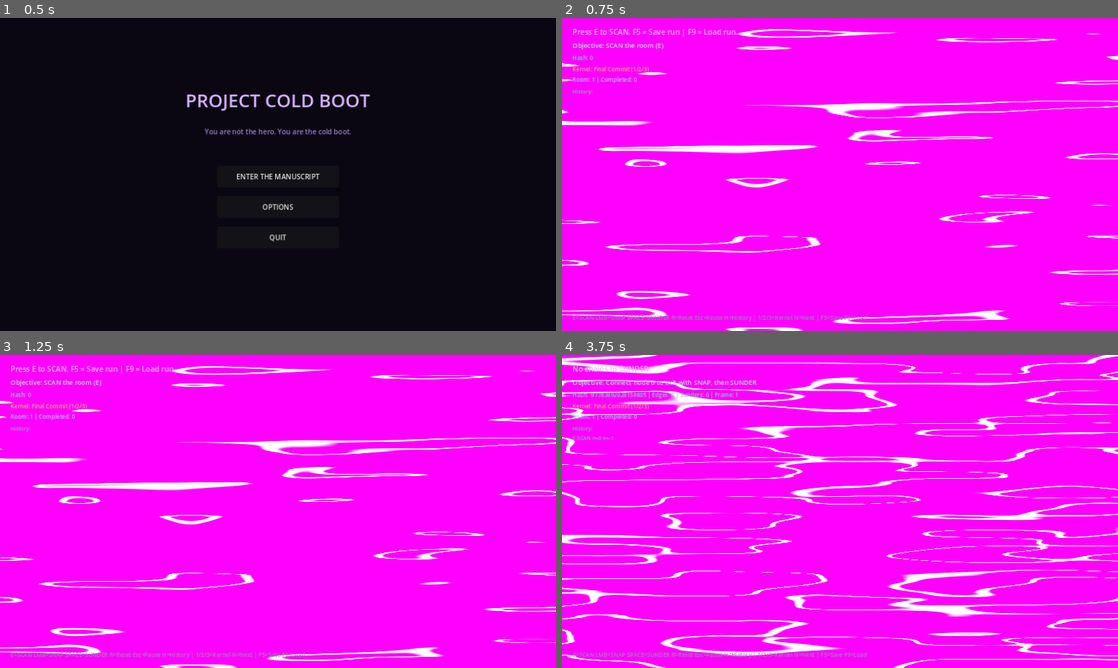
Above: before the commit, frames 1-4 (two rows, left to right).
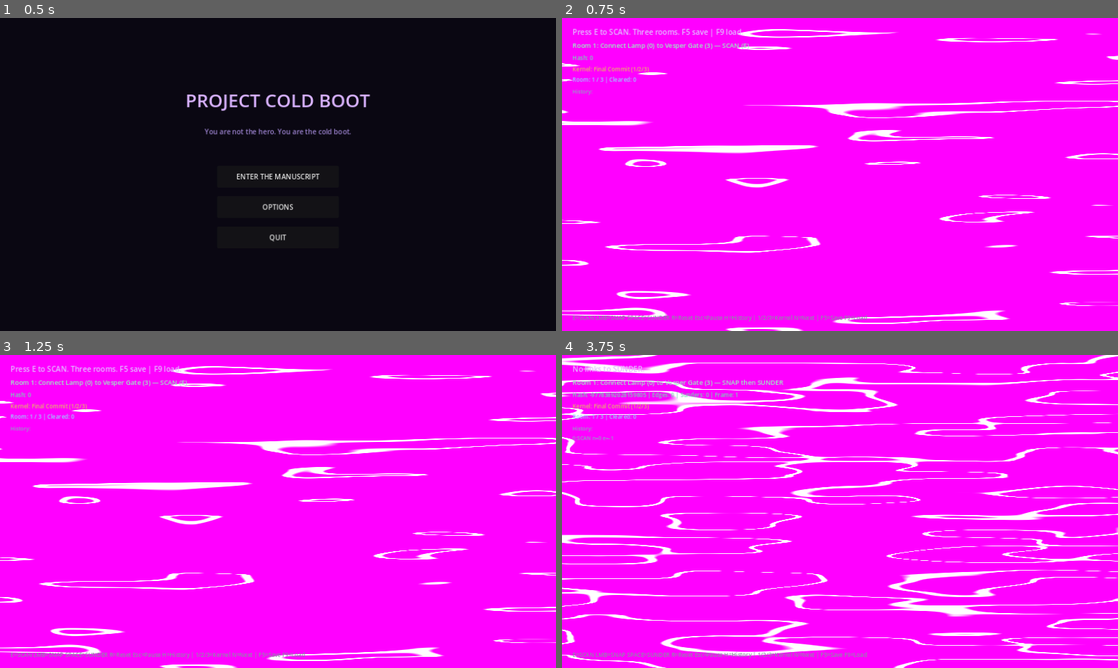
Above: after the commit, the same moments.

Repository: beyond-repair/Project-Cold-Boot
Game: Godot game, scene res://scenes/main_menu/MainMenu.tscn
The game is run twice, just before and just after one commit, with the same random seed, the same clock (stepped at 60 frames per second) and the same inputs.
Inputs (mouse positions are in pixels of both pictures, inside the frame that each line leads up to):
- Up to frame 1 (0.5 s): no input
- Up to frame 2 (0.75 s): click "ENTER THE MANUSCRIPT" at 0.5 s
- Up to frame 3 (1.25 s): no input
- Up to frame 4 (3.75 s): tap E (scan) at 1.25, 2.3 s; move the mouse to (962, 495) at 1.27 s; hold E (scan) 1.28-2.03 s; click (962, 495) at 1.42 s; tap N at 1.55, 2.1, 3.05 s; move the mouse to (728, 527) at 2.02 s; click (728, 527) at 2.17 s; move the mouse to (895, 442) at 2.77 s; hold E (scan) 2.78-3.53 s; click (895, 442) at 2.92 s; move the mouse to (812, 574) at 3.52 s; tap Space (sunder) at 3.6 s; click (812, 574) at 3.67 s

Frame 1 is identical in both runs. In frame 2, 0.7% of the frame differs, in the area x 1-34%, y 3-21%; in frame 3, 0.7%; in frame 4, 0.6%.

Commit message:
Continue build: Room 3 + tighter win flow + clearer objectives
- Third room layout (heavier Necropolis pressure)
- Room progression 1 → 2 → 3
- Clearer objective text per room
- Slightly stronger win feedback
- Keep save/load, kernels, compositor, art direction
Playable build advanced; still iterating.

Diff:
--- a/godot/scripts/systems/GameState.gd
+++ b/godot/scripts/systems/GameState.gd
@@ -1,5 +1,5 @@
 extends Node
-## DLRSE simulation — Cycle 4: multi-room + Kernel stub.
+## DLRSE simulation — continued build: 3 rooms.
 
 signal graph_changed
 signal frame_committed(frame_id: int, hash: int)
@@ -16,6 +16,7 @@
 const QUANT_SCALE := 1000
 const MAX_MUTATIONS_PER_FRAME := 16
 const MAX_HISTORY := 64
+const MAX_ROOM := 3
 
 enum Kernel { FINAL_COMMIT, FORCE_REVERT, KEEP_DRAFTING }
 
@@ -69,7 +70,7 @@
 	graph_changed.emit()
 
 func go_to_room(room_id: int) -> void:
-	current_room = room_id
+	current_room = clamp(room_id, 1, MAX_ROOM)
 	mutation_log.clear()
 	edges.clear()
 	scanned = false
@@ -77,26 +78,42 @@
 	auditor_active = false
 	gate_is_open = false
 	snap_count = 0
-	_load_room(room_id)
-	room_changed.emit(room_id)
+	_load_room(current_room)
+	room_changed.emit(current_room)
 	graph_changed.emit()
+
+func next_room() -> void:
+	if current_room < MAX_ROOM:
+		go_to_room(current_room + 1)
+	else:
+		# Loop back for endless practice or stay on 3
+		go_to_room(1)
 
 func _load_room(room_id: int) -> void:
 	nodes.clear()
-	if room_id == 1:
-		_add_node(0, _q(Vector3(-4, 0, 0)), 1, "Vesper_Lamp")
-		_add_node(1, _q(Vector3(-1.5, 0, 2)), 1, "Vesper_Conduit")
-		_add_node(2, _q(Vector3(1.5, 0, 1)), 0, "Necro_Spire")
-		_add_node(3, _q(Vector3(4, 0, -1)), 1, "Vesper_Gate")
-		_add_node(4, _q(Vector3(0, 0, -3)), 0, "Necro_Anchor")
-	else:
-		# Room 2 — different layout, more Necropolis influence
-		_add_node(0, _q(Vector3(-3, 0, 1)), 0, "Necro_Root")
-		_add_node(1, _q(Vector3(0, 0, 2.5)), 1, "Vesper_Relay")
-		_add_node(2, _q(Vector3(3, 0, 0.5)), 0, "Necro_Vault")
-		_add_node(3, _q(Vector3(0, 0, -2.5)), 1, "Vesper_Exit")
-		_add_node(4, _q(Vector3(-2, 0, -1)), 0, "Necro_Echo")
-		_add_node(5, _q(Vector3(2, 0, -1.5)), 1, "Vesper_Lock")
+	match room_id:
+		1:
+			_add_node(0, _q(Vector3(-4, 0, 0)), 1, "Vesper_Lamp")
+			_add_node(1, _q(Vector3(-1.5, 0, 2)), 1, "Vesper_Conduit")
+			_add_node(2, _q(Vector3(1.5, 0, 1)), 0, "Necro_Spire")
+			_add_node(3, _q(Vector3(4, 0, -1)), 1, "Vesper_Gate")
+			_add_node(4, _q(Vector3(0, 0, -3)), 0, "Necro_Anchor")
+		2:
+			_add_node(0, _q(Vector3(-3, 0, 1)), 0, "Necro_Root")
+			_add_node(1, _q(Vector3(0, 0, 2.5)), 1, "Vesper_Relay")
+			_add_node(2, _q(Vector3(3, 0, 0.5)), 0, "Necro_Vault")
+			_add_node(3, _q(Vector3(0, 0, -2.5)), 1, "Vesper_Exit")
+			_add_node(4, _q(Vector3(-2, 0, -1)), 0, "Necro_Echo")
+			_add_node(5, _q(Vector3(2, 0, -1.5)), 1, "Vesper_Lock")
+		3:
+			# Heavier Necropolis pressure — more Layer 0 nodes
+			_add_node(0, _q(Vector3(-3.5, 0, 0)), 0, "Necro_Heart")
+			_add_node(1, _q(Vector3(-1, 0, 2)), 0, "Necro_Rib")
+			_add_node(2, _q(Vector3(1.5, 0, 2.2)), 1, "Vesper_Spike")
+			_add_node(3, _q(Vector3(3.5, 0, 0)), 0, "Necro_Gate")
+			_add_node(4, _q(Vector3(0, 0, -2.8)), 1, "Vesper_Thin")
+			_add_node(5, _q(Vector3(-2, 0, -1.5)), 0, "Necro_Ash")
+			_add_node(6, _q(Vector3(2, 0, -1.2)), 0, "Necro_Seal")
 
 func _q(v: Vector3) -> Vector3i:
 	return Vector3i(int(round(v.x * QUANT_SCALE)), int(round(v.y * QUANT_SCALE)), int(round(v.z * QUANT_SCALE)))
@@ -126,19 +143,16 @@
 		return _reject("Partition / identity integrity failed")
 	if not _validate_graph_sanity():
 		return _reject("Graph sanity failed")
-
 	mutation_log.sort_custom(func(a, b):
 		if a.priority != b.priority:
 			return a.priority < b.priority
 		return a.seq < b.seq
 	)
-
 	for rec in mutation_log:
 		_apply(rec)
 		history.append(rec.duplicate(true))
 		if history.size() > MAX_HISTORY:
 			history.pop_front()
-
 	frame_id += 1
 	last_hash = _compute_hash()
 	frame_committed.emit(frame_id, last_hash)
@@ -202,9 +216,9 @@
 					chain.append(e)
 			sunder_count += 1
 			sunder_executed.emit(chain)
-			var target_id = 3 if current_room == 1 else 3
+			var target_id := 3
 			if _has_path(0, target_id):
-				nodes[target_id]["label"] = nodes[target_id].label + "_OPEN"
+				nodes[target_id]["label"] = str(nodes[target_id].label) + "_OPEN"
 				gate_is_open = true
 				gate_opened.emit()
 				demo_won.emit()
@@ -254,10 +268,16 @@
 		lines.append("%d:%s n=%d e=%d" % [r.frame, r.op, r.node, r.edge])
 	return "\n".join(lines)
 
-# Kernel-modulated Auditor aggression
 func get_auditor_lock_threshold() -> int:
 	match current_kernel:
-		Kernel.FINAL_COMMIT: return 1   # locks early
+		Kernel.FINAL_COMMIT: return 1
 		Kernel.FORCE_REVERT: return 2
-		Kernel.KEEP_DRAFTING: return 3  # more tolerant
+		Kernel.KEEP_DRAFTING: return 3
 	return 1
+
+func get_room_objective() -> String:
+	match current_room:
+		1: return "Room 1: Connect Lamp (0) to Vesper Gate (3)"
+		2: return "Room 2: Connect Necro Root (0) to Vesper Exit (3)"
+		3: return "Room 3: Connect Necro Heart (0) to Necro Gate (3) — heavy Layer 0"
+	return "Connect 0 to 3, then SUNDER"
--- a/godot/scripts/vertical_slice/VerticalSlice.gd
+++ b/godot/scripts/vertical_slice/VerticalSlice.gd
@@ -1,5 +1,5 @@
 extends Node3D
-## Vertical Slice — Cycle 6: compositor wiring + save/load.
+## Continued build: 3 rooms, clearer flow.
 
 @onready var status_label: Label = $UI/StatusLabel
 @onready var help_label: Label = $UI/HelpLabel
@@ -52,7 +52,7 @@
 	_update_objective()
 	_update_kernel_ui()
 	_update_room_ui()
-	_update_ui("Press E to SCAN. F5 = Save run | F9 = Load run.")
+	_update_ui("Press E to SCAN. Three rooms. F5 save | F9 load.")
 	help_label.text = "E=SCAN LMB=SNAP SPACE=SUNDER R=Reset Esc=Pause H=History | 1/2/3=Kernel N=Next | F5=Save F9=Load"
 
 func _setup_compositor() -> void:
@@ -60,11 +60,9 @@
 		return
 	var shader := load("res://shaders/domain_warp_compositor.gdshader") as Shader
 	if shader == null:
-		push_warning("Compositor shader not found")
 		return
 	compositor_mat = ShaderMaterial.new()
 	compositor_mat.shader = shader
-	# ViewportTextures assigned at runtime
 	var tex0 := ViewportTexture.new()
 	tex0.viewport_path = sv_l0.get_path()
 	var tex1 := ViewportTexture.new()
@@ -77,8 +75,6 @@
 	compositor_mat.set_shader_parameter("violet_seam", Color(0.82, 0.35, 1.0))
 	compositor_mat.set_shader_parameter("seam_emission", 4.5)
 	compositor_rect.material = compositor_mat
-	compositor_rect.visible = true
-	# Start subtle; SCAN increases bleed
 
 func _set_bleed(amount: float) -> void:
 	if compositor_mat:
@@ -136,15 +132,14 @@
 				return
 			KEY_N:
 				if demo_complete or GameState.gate_is_open:
-					var next_room = 2 if GameState.current_room == 1 else 1
-					GameState.go_to_room(next_room)
+					GameState.next_room()
 					demo_complete = false
 					auditor_mesh.visible = false
 					sable_mesh.visible = false
 					win_panel.visible = false
 					selected_node = -1
 					_set_bleed(0.15)
-					_update_ui("Entered Room %d. Press E to SCAN." % next_room)
+					_update_ui("Room %d. %s" % [GameState.current_room, GameState.get_room_objective()])
 				return
 			KEY_F5:
 				_save_run()
@@ -191,21 +186,20 @@
 	if file:
 		file.store_string(JSON.stringify(data))
 		file.close()
-		_update_ui("Run saved (F9 to load).")
+		_update_ui("Saved.")
 	else:
 		_update_ui("Save failed.")
 
 func _load_run() -> void:
 	if not FileAccess.file_exists(SAVE_PATH):
-		_update_ui("No save found.")
+		_update_ui("No save.")
 		return
 	var file := FileAccess.open(SAVE_PATH, FileAccess.READ)
 	if file == null:
 		_update_ui("Load failed.")
 		return
-	var text := file.get_as_text()
+	var data = JSON.parse_string(file.get_as_text())
 	file.close()
-	var data = JSON.parse_string(text)
 	if typeof(data) != TYPE_DICTIONARY:
 		_update_ui("Save corrupt.")
 		return
@@ -226,8 +220,6 @@
 	for n in GameState.nodes:
 		n.locked = n.id in locked
 		n.revealed = n.id in revealed or GameState.scanned
-		if str(n.label).ends_with("_OPEN") == false and GameState.gate_is_open and n.id == 3:
-			n.label = str(n.label) + "_OPEN"
 	demo_complete = GameState.gate_is_open
 	auditor_mesh.visible = GameState.auditor_active
 	sable_mesh.visible = GameState.gate_is_open
@@ -239,7 +231,7 @@
 	_update_kernel_ui()
 	_update_room_ui()
 	_update_history()
-	_update_ui("Run loaded.")
+	_update_ui("Loaded.")
 
 func _toggle_pause() -> void:
 	paused = not paused
@@ -255,7 +247,7 @@
 	win_panel.visible = false
 	bleed_seam.visible = false
 	_set_bleed(0.15)
-	_update_ui("Demo reset. Press E to SCAN.")
+	_update_ui("Reset. E to SCAN.")
 	_update_objective()
 	_update_history()
 	_update_room_ui()
@@ -267,10 +259,10 @@
 	GameState.begin_frame()
 	GameState.log_mutation("SCAN", 0, -1, [], 0)
 	if not GameState.commit_frame():
-		_update_ui("SCAN rejected: %s" % GameState.last_reject_reason)
+		_update_ui("Rejected: %s" % GameState.last_reject_reason)
 		return
 	_set_bleed(0.45)
-	_update_ui("SCAN complete. Bleed increased. Click two nodes to SNAP.")
+	_update_ui("SCAN done. SNAP nodes, then SUNDER.")
 	_update_objective()
 	_update_history()
 
@@ -293,7 +285,7 @@
 	if collider and collider.has_meta("node_id"):
 		var id: int = collider.get_meta("node_id")
 		if GameState.nodes[id].locked:
-			_update_ui("Node %d locked by Auditor." % id)
+			_update_ui("Locked by Auditor.")
 			return
 		if selected_node == -1:
 			selected_node = id
@@ -307,22 +299,22 @@
 	GameState.log_mutation("SNAP", from_id, to_id, [], 0)
 	var threshold = GameState.get_auditor_lock_threshold()
 	if GameState.snap_count >= threshold and not GameState.auditor_active:
-		var lock_target = 2 if GameState.nodes.size() > 2 else 1
+		var lock_target = mini(2, GameState.nodes.size() - 1)
 		GameState.log_mutation("AUD_LOCK", lock_target, -1, [], 2)
 	if not GameState.commit_frame():
-		_update_ui("SNAP rejected: %s" % GameState.last_reject_reason)
+		_update_ui("Rejected: %s" % GameState.last_reject_reason)
 		return
 	_update_objective()
 	_update_history()
 
 func _do_sunder() -> void:
 	if GameState.edges.is_empty():
-		_update_ui("No chains to SUNDER.")
+		_update_ui("No links to SUNDER.")
 		return
 	GameState.begin_frame()
 	GameState.log_mutation("SUNDER", 0, -1, [], 0)
 	if not GameState.commit_frame():
-		_update_ui("SUNDER rejected: %s" % GameState.last_reject_reason)
+		_update_ui("Rejected: %s" % GameState.last_reject_reason)
 		return
 	_update_objective()
 	_update_history()
@@ -331,50 +323,51 @@
 	bleed_seam.visible = true
 
 func _on_snap(from_id: int, to_id: int) -> void:
-	_update_ui("SNAP: %d → %d" % [from_id, to_id])
+	_update_ui("SNAP %d → %d" % [from_id, to_id])
 
 func _on_sunder(chain: Array) -> void:
 	if GameState.gate_is_open:
-		_update_ui("SUNDER resolved. Press N for next room.")
+		_update_ui("OPEN. N = next room.")
 	else:
-		_update_ui("SUNDER (%d links). Path incomplete." % chain.size())
+		_update_ui("SUNDER (%d). Path 0→3 incomplete." % chain.size())
 
 func _on_auditor() -> void:
 	auditor_mesh.visible = true
-	_update_ui("AUDITOR lock (Kernel: %s)." % GameState.get_kernel_name())
+	_update_ui("AUDITOR lock. Kernel: %s" % GameState.get_kernel_name())
 
 func _on_win() -> void:
 	demo_complete = true
 	sable_mesh.visible = true
 	win_panel.visible = true
 	_set_bleed(0.62)
-	_update_ui("Room %d rewritten. N = next | F5 = save." % GameState.current_room)
-
-func _on_room_changed(_room_id: int) -> void:
+	_update_ui("Room %d clear. N next | F5 save." % GameState.current_room)
+
+func _on_room_changed(_id: int) -> void:
 	_update_room_ui()
+	_update_objective()
 	bleed_seam.visible = false
 
-func _on_kernel_changed(kernel_name: String) -> void:
+func _on_kernel_changed(name: String) -> void:
 	_update_kernel_ui()
-	_update_ui("Kernel: %s" % kernel_name)
+	_update_ui("Kernel: %s" % name)
 
 func _on_committed(_fid: int, h: int) -> void:
 	hash_label.text = "Hash: %d | Edges: %d | Sunders: %d | Frame: %d" % [h, GameState.edges.size(), GameState.sunder_count, _fid]
 	_update_history()
 
 func _on_validation_failed(reason: String) -> void:
-	_update_ui("Validation failed: %s" % reason)
+	_update_ui("Fail: %s" % reason)
 
 func _update_ui(msg: String) -> void:
 	status_label.text = msg
 
 func _update_objective() -> void:
 	if not GameState.scanned:
-		objective_label.text = "Objective: SCAN the room (E)"
+		objective_label.text = GameState.get_room_objective() + " — SCAN (E)"
 	elif not GameState.gate_is_open:
-		objective_label.text = "Objective: Connect node 0 to exit with SNAP, then SUNDER"
+		objective_label.text = GameState.get_room_objective() + " — SNAP then SUNDER"
 	else:
-		objective_label.text = "Objective: Room complete — N next room | F5 save"
+		objective_label.text = "Room %d complete — N next" % GameState.current_room
 
 func _update_history() -> void:
 	history_label.text = "History:\n" + GameState.get_history_summary()
@@ -383,7 +376,7 @@
 	kernel_label.text = "Kernel: %s (1/2/3)" % GameState.get_kernel_name()
 
 func _update_room_ui() -> void:
-	room_label.text = "Room: %d | Completed: %d" % [GameState.current_room, GameState.rooms_completed]
+	room_label.text = "Room: %d / 3 | Cleared: %d" % [GameState.current_room, GameState.rooms_completed]
 
 func _rebuild_visuals() -> void:
 	for c in node_container.get_children():
Not shown, changed: docs/STATUS.md
